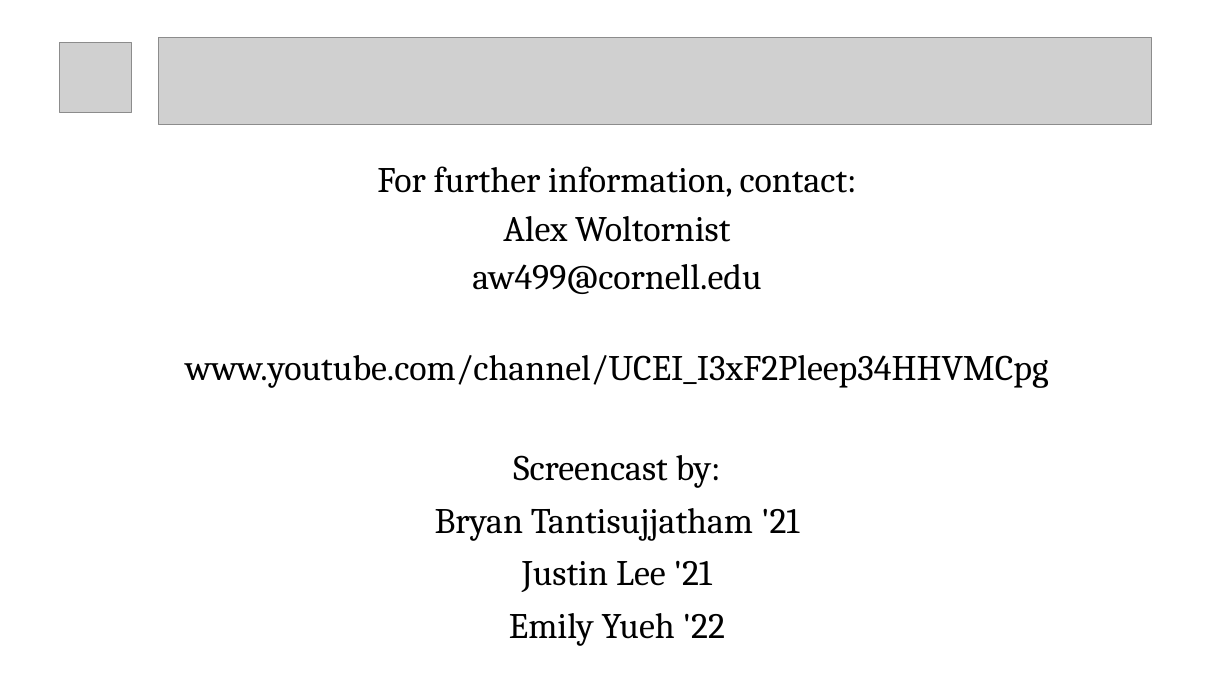
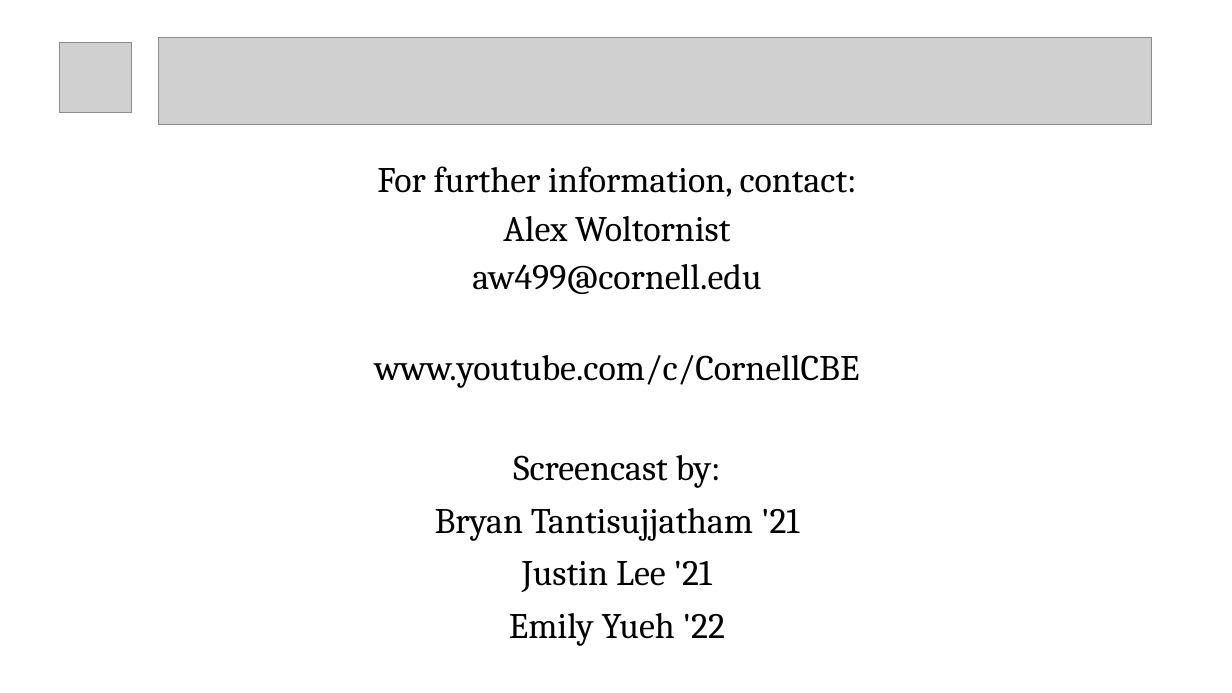
Before and after one commit to btanti/aspen-tutorials, a slide deck: slide 1 of End Slide Template/Aspen-End-Slide.pptx. Drawn at 1232x693 pixels with LibreOffice and Linux fonts; fonts in the diff are those of the drawing; grey boxes stand for pictures. Boxes give left, top, right and bottom in pixels: in the first picture for what was removed or moved away, otherwise in the second. Text is boxed around its words. In the diff, an @@ line names an element or a change of style, - is before the commit and + after.

```diff
--- a/End Slide Template/Aspen-End-Slide.pptx
+++ b/End Slide Template/Aspen-End-Slide.pptx
@@ text at [375, 355, 860, 388]: text changed @@
-www.youtube.com/channel/UCEI_I3xF2Pleep34HHVMCpg
+www.youtube.com/c/CornellCBE
```
Also in this commit, not shown: 2 other files.
